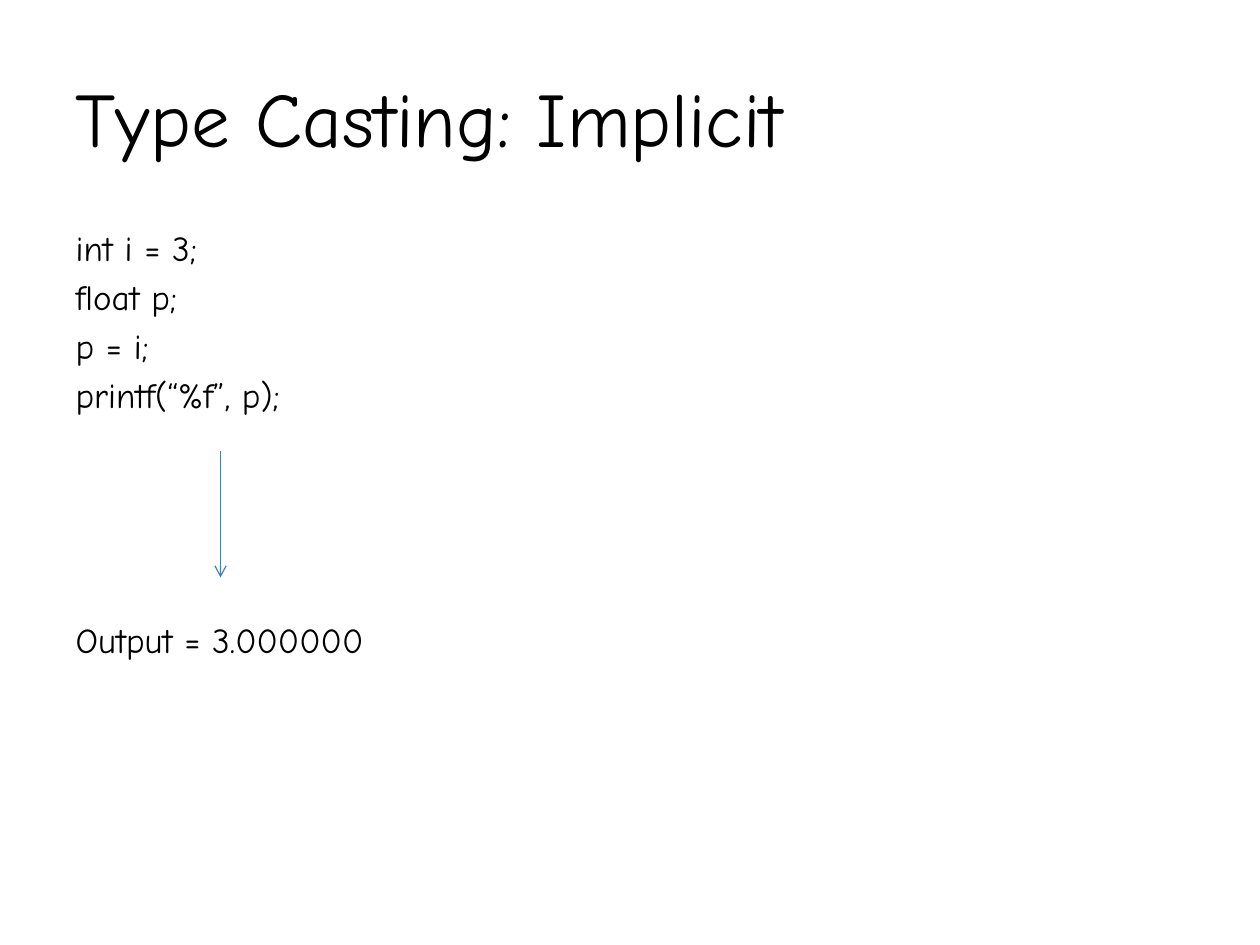
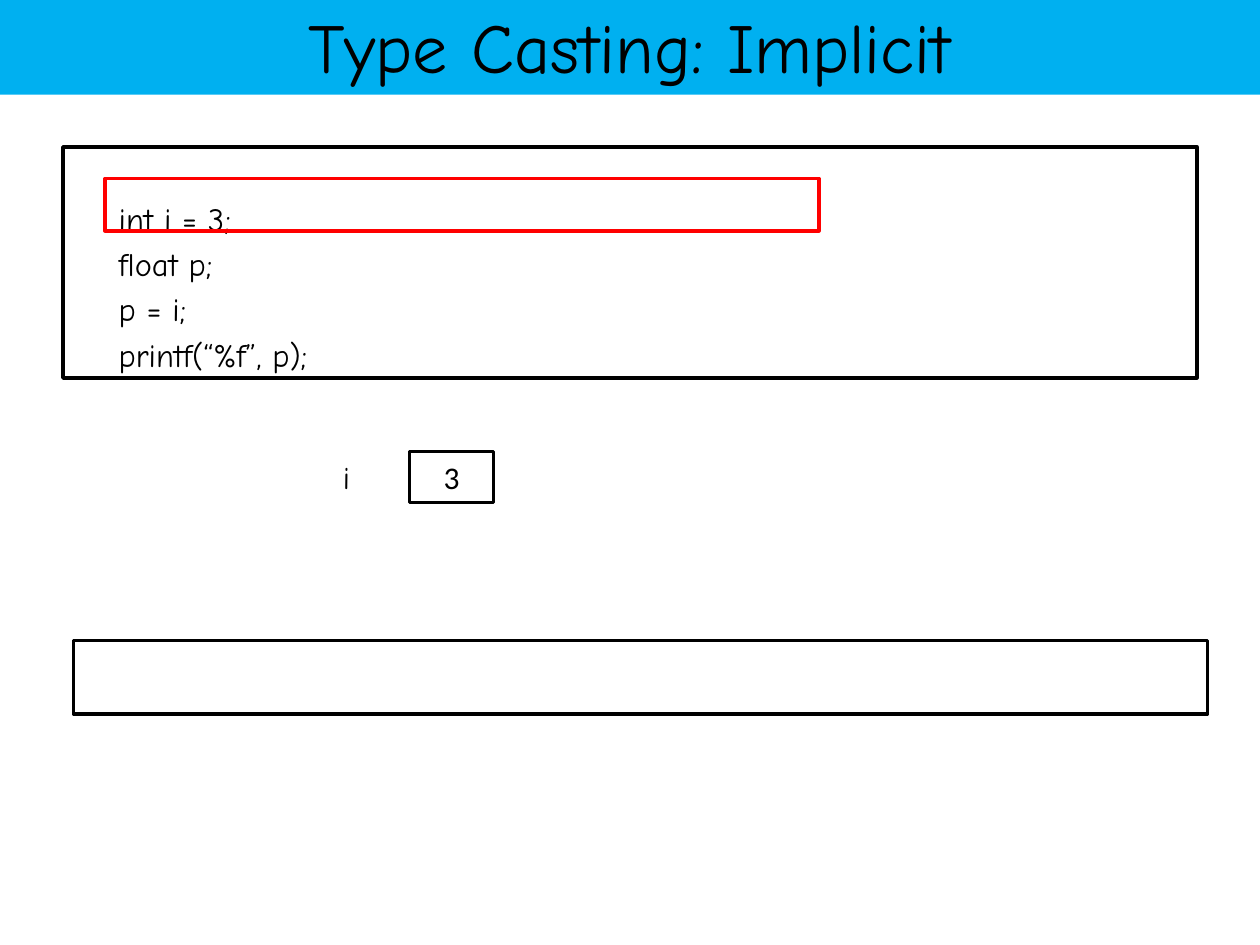
Before and after one commit to YeasirRayhanPrince/yeasirrayhanprince.github.io, a slide deck: slide 2 of cse103/materials/Slide3.pptx (slide 8 before the commit). Drawn at 1260x945 pixels with LibreOffice and Linux fonts; fonts in the diff are those of the drawing. Boxes give left, top, right and bottom in pixels: in the first picture for what was removed or moved away, otherwise in the second. Text is boxed around its words. In the diff, an @@ line names an element or a change of style, - is before the commit and + after.

Commit message:
added_code3_slide3

```diff
--- a/cse103/materials/Slide3.pptx
+++ b/cse103/materials/Slide3.pptx
@@ rectangle "Type Casting: Implicit": place and size @@
-rectangle "Type Casting: Implicit" at [76,94,783,163]
+rectangle "Type Casting: Implicit" at [0,0,1260,94]
@@ rectangle "Type Casting: Implicit" at [0,0,1260,94]: size 44 to 40 pt; alignment left to centre; fill none to #00B0F0 @@
@@ rectangle "int i = 3;": place and size @@
-rectangle "int i = 3;" at [76,237,363,660]
+rectangle "int i = 3;" at [63,147,1197,378]
@@ rectangle "int i = 3;" at [63,147,1197,378]: size 20 to 18.5 pt; fill none to #FFFFFF; outline none to #000000 2 pt @@
@@ rectangle added at [105,179,819,232], outline #FF0000 2 pt @@
@@ arrow removed from (220, 451) to (220, 577) @@
@@ text added at [343,468,350,489], 18 pt, text #000000 @@
+i
@@ rectangle added at [410,451,494,501], fill #FFFFFF, outline #000000 2 pt, 18 pt, text #000000 @@
+3
@@ text in rectangle at [76,629,363,660]: paragraph removed @@
-Output = 3.000000
@@ rectangle added at [73,640,1207,713], fill #FFFFFF, outline #000000 2 pt @@
```
Also in this commit, not shown: 6 other slides changed, 19 slides added, 7 slides removed, 4 other files.
